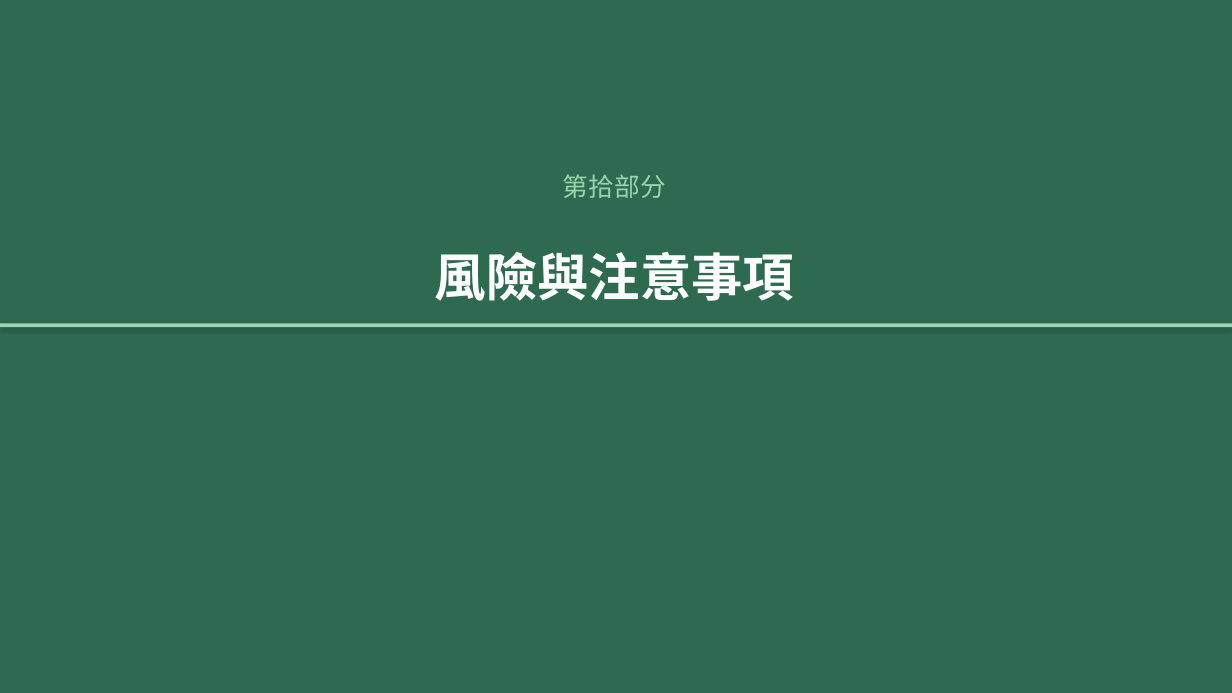
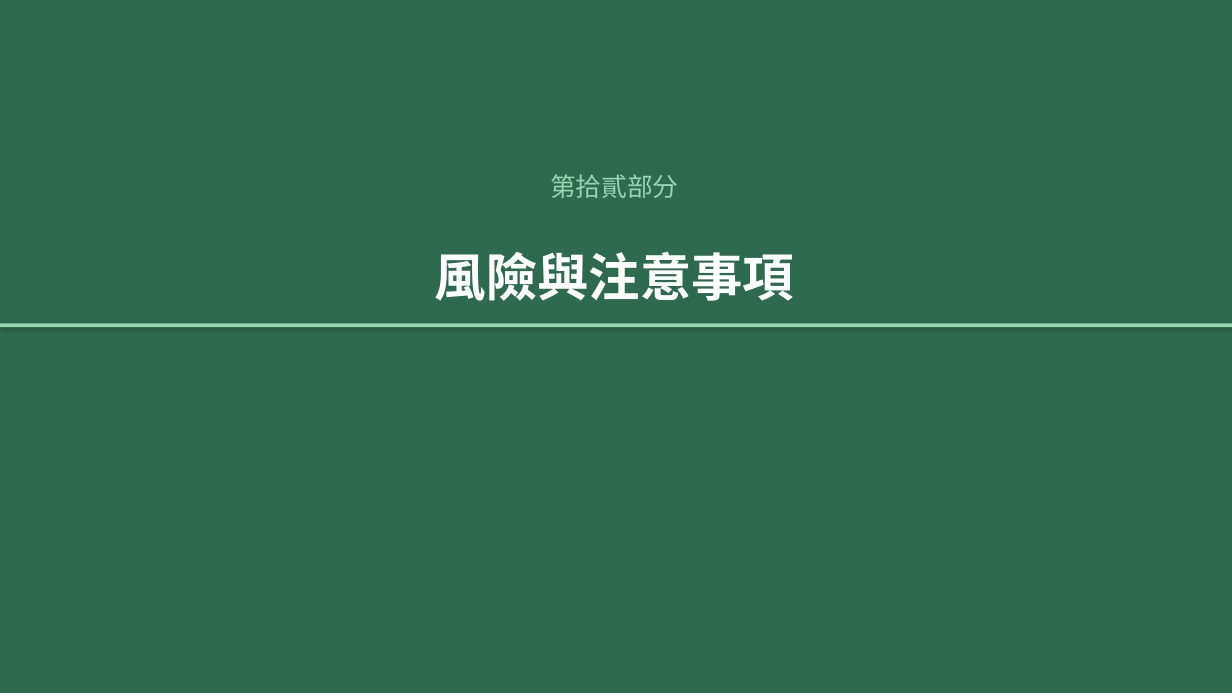
Before and after one commit to waiaoinfo-create/em-photosynthetic-farm, a slide deck: slide 36 of EM菌與光合菌農場實務手冊.pptx (slide 30 before the commit). Drawn at 1232x693 pixels with LibreOffice and Linux fonts; fonts in the diff are those of the drawing. Boxes give left, top, right and bottom in pixels: in the first picture for what was removed or moved away, otherwise in the second. Text is boxed around its words. In the diff, an @@ line names an element or a change of style, - is before the commit and + after.

```diff
--- a/EM菌與光合菌農場實務手冊.pptx
+++ b/EM菌與光合菌農場實務手冊.pptx
@@ text at [550, 174, 679, 198]: text changed @@
-第拾部分
+第拾貳部分
```
Also in this commit, not shown: 3 other slides changed, 6 slides added, 2 other files.
